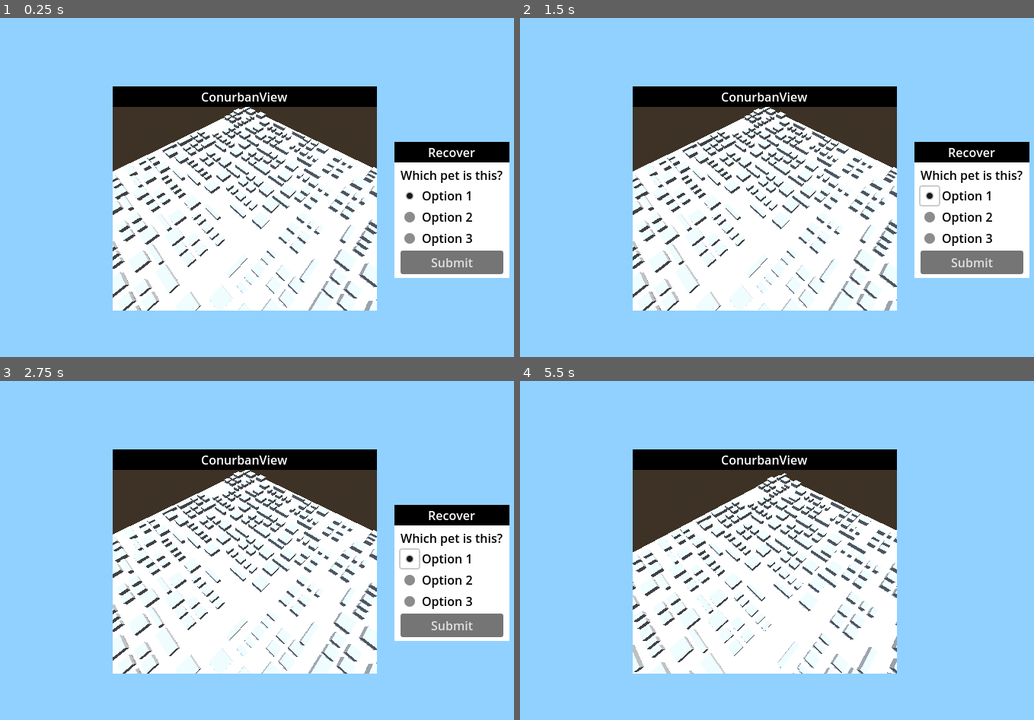
Above: before the commit, frames 1-4 (two rows, left to right).
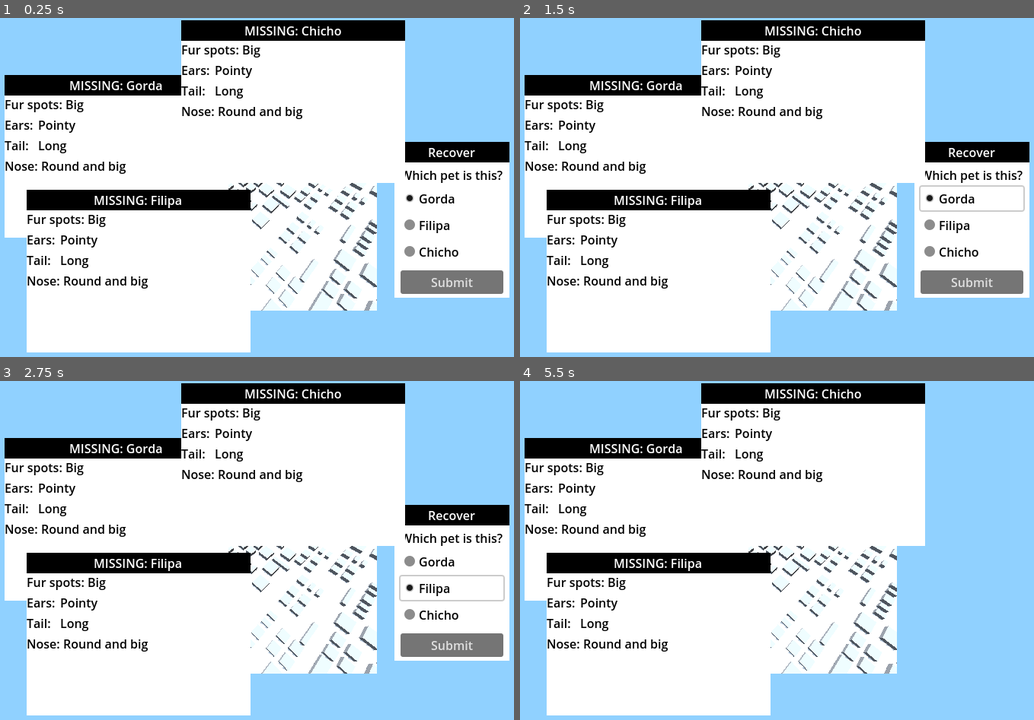
Above: after the commit, the same moments.

Repository: cc-dan/prs
Game: Godot game, scene res://scenes/desktop.tscn
Two runs of this game, one before a commit and one after it. Both use one fixed random seed, a clock stepped at 60 frames per second and the inputs below.
Inputs (mouse positions are in pixels of both pictures, inside the frame that each line leads up to):
- Up to frame 1 (0.25 s): no input
- Up to frame 2 (1.5 s): click (931, 194) at 0.52 s; click (972, 197) at 1.25 s, where only the run after the commit has a clickable "Gorda"
- Up to frame 3 (2.75 s): click (452, 587) at 2 s, where only the run after the commit has a clickable "Filipa"
- Up to frame 4 (5.5 s): click (972, 614) at 2.75 s, where only the run after the commit has a clickable "Chicho"; click (972, 645) at 3.5 s, where only the run after the commit has a clickable "Submit"; tap Enter at 4.25 s; move the mouse to (951, 587) at 4.27 s; press the mouse at (951, 587) at 4.28 s; release the mouse at (951, 587) at 5 s; tap Space at 5 s; drag from (699, 631) to (787, 699) at 5.02 s

The runs differ from the first frame. In frame 1, 44% of the frame differs, in the area x 0-100%, y 0-99%; in frame 2, 45%; in frame 3, 45%; in frame 4, 44%.

Commit message:
Ventanas arrastrables, estructura de mascotas, métodos para configurar la partida

Diff:
--- a/scenes/desktop.tscn
+++ b/scenes/desktop.tscn
@@ -1,9 +1,11 @@
-[gd_scene load_steps=3 format=3 uid="uid://brix0jw77qnpr"]
+[gd_scene load_steps=4 format=3 uid="uid://brix0jw77qnpr"]
 
+[ext_resource type="Script" uid="uid://dl8jk7ycf4dcs" path="res://scripts/desktop.gd" id="1_81rff"]
 [ext_resource type="PackedScene" uid="uid://bekwbgkh3r6t0" path="res://scenes/window/window_world_view.tscn" id="1_xxa2h"]
 [ext_resource type="PackedScene" uid="uid://xgji17ywxot7" path="res://scenes/window/window_recovery.tscn" id="2_7gre8"]
 
 [node name="Desktop" type="Node2D"]
+script = ExtResource("1_81rff")
 
 [node name="ColorRect" type="ColorRect" parent="."]
 offset_right = 800.0
@@ -17,7 +19,8 @@
 offset_bottom = 385.0
 script = null
 
-[node name="Window" parent="." instance=ExtResource("2_7gre8")]
+[node name="RecoveryWindow" parent="." instance=ExtResource("2_7gre8")]
+unique_name_in_owner = true
 offset_left = 525.0
 offset_top = 163.0
 offset_right = 676.0
--- a/scenes/window/window_missing_dog.tscn
+++ b/scenes/window/window_missing_dog.tscn
@@ -14,53 +14,70 @@
 [node name="VBoxContainer" type="VBoxContainer" parent="HBoxContainer/Body" index="0"]
 layout_mode = 2
 
-[node name="DogViewContainer" type="SubViewportContainer" parent="HBoxContainer/Body/VBoxContainer" index="0"]
-layout_mode = 2
-
-[node name="FurForm" type="HBoxContainer" parent="HBoxContainer/Body/VBoxContainer" index="1"]
+[node name="FurForm" type="HBoxContainer" parent="HBoxContainer/Body/VBoxContainer" index="0"]
 layout_mode = 2
 
 [node name="Key" type="Label" parent="HBoxContainer/Body/VBoxContainer/FurForm" index="0"]
 custom_minimum_size = Vector2(40, 0)
 layout_mode = 2
 theme_override_colors/font_color = Color(0, 0, 0, 1)
-text = "Fur"
+text = "Fur spots:"
 
-[node name="Value" type="Label" parent="HBoxContainer/Body/VBoxContainer/FurForm" index="1"]
+[node name="SpotsInfo" type="Label" parent="HBoxContainer/Body/VBoxContainer/FurForm" index="1"]
+unique_name_in_owner = true
 layout_mode = 2
 size_flags_horizontal = 8
 theme_override_colors/font_color = Color(0, 0, 0, 1)
 text = ": Light brown with white spots"
 horizontal_alignment = 2
 
-[node name="EarsForm" type="HBoxContainer" parent="HBoxContainer/Body/VBoxContainer" index="2"]
+[node name="EarsForm" type="HBoxContainer" parent="HBoxContainer/Body/VBoxContainer" index="1"]
 layout_mode = 2
 
 [node name="Key" type="Label" parent="HBoxContainer/Body/VBoxContainer/EarsForm" index="0"]
 custom_minimum_size = Vector2(40, 0)
 layout_mode = 2
 theme_override_colors/font_color = Color(0, 0, 0, 1)
-text = "Ears"
+text = "Ears:"
 
-[node name="Value" type="Label" parent="HBoxContainer/Body/VBoxContainer/EarsForm" index="1"]
+[node name="EarsInfo" type="Label" parent="HBoxContainer/Body/VBoxContainer/EarsForm" index="1"]
+unique_name_in_owner = true
 layout_mode = 2
 size_flags_horizontal = 8
 theme_override_colors/font_color = Color(0, 0, 0, 1)
 text = ": Short and round"
 horizontal_alignment = 2
 
-[node name="TailForm" type="HBoxContainer" parent="HBoxContainer/Body/VBoxContainer" index="3"]
+[node name="TailForm" type="HBoxContainer" parent="HBoxContainer/Body/VBoxContainer" index="2"]
 layout_mode = 2
 
 [node name="Key" type="Label" parent="HBoxContainer/Body/VBoxContainer/TailForm" index="0"]
 custom_minimum_size = Vector2(40, 0)
 layout_mode = 2
 theme_override_colors/font_color = Color(0, 0, 0, 1)
-text = "Tail"
+text = "Tail:"
 
-[node name="Value" type="Label" parent="HBoxContainer/Body/VBoxContainer/TailForm" index="1"]
+[node name="TailInfo" type="Label" parent="HBoxContainer/Body/VBoxContainer/TailForm" index="1"]
+unique_name_in_owner = true
 layout_mode = 2
 size_flags_horizontal = 8
 theme_override_colors/font_color = Color(0, 0, 0, 1)
-text = ": Long"
+text = "Long"
 horizontal_alignment = 2
+
+[node name="NoseForm" type="HBoxContainer" parent="HBoxContainer/Body/VBoxContainer" index="3"]
+layout_mode = 2
+
+[node name="Key" type="Label" parent="HBoxContainer/Body/VBoxContainer/NoseForm" index="0"]
+custom_minimum_size = Vector2(40, 0)
+layout_mode = 2
+theme_override_colors/font_color = Color(0, 0, 0, 1)
+text = "Nose:"
+
+[node name="NoseInfo" type="Label" parent="HBoxContainer/Body/VBoxContainer/NoseForm" index="1"]
+unique_name_in_owner = true
+layout_mode = 2
+size_flags_horizontal = 8
+theme_override_colors/font_color = Color(0, 0, 0, 1)
+text = "Long"
+horizontal_alignment = 2
--- a/scenes/window/window_recovery.tscn
+++ b/scenes/window/window_recovery.tscn
@@ -27,45 +27,46 @@
 text = "Which pet is this?"
 horizontal_alignment = 1
 
-[node name="HBoxContainer" type="HBoxContainer" parent="HBoxContainer/Body/MarginContainer/VBoxContainer" index="1"]
+[node name="MarginContainer" type="MarginContainer" parent="HBoxContainer/Body/MarginContainer/VBoxContainer" index="1"]
+layout_mode = 2
+theme_override_constants/margin_bottom = 5
+
+[node name="VBoxContainer" type="VBoxContainer" parent="HBoxContainer/Body/MarginContainer/VBoxContainer/MarginContainer" index="0"]
 layout_mode = 2
 
-[node name="CheckBox" type="CheckBox" parent="HBoxContainer/Body/MarginContainer/VBoxContainer/HBoxContainer" index="0"]
+[node name="CheckBox" type="CheckBox" parent="HBoxContainer/Body/MarginContainer/VBoxContainer/MarginContainer/VBoxContainer" index="0"]
+unique_name_in_owner = true
 layout_mode = 2
+theme_override_colors/font_hover_pressed_color = Color(0, 0, 0, 1)
+theme_override_colors/font_hover_color = Color(0, 0, 0, 1)
+theme_override_colors/font_color = Color(0, 0, 0, 1)
+theme_override_colors/font_focus_color = Color(0, 0, 0, 1)
+theme_override_colors/font_pressed_color = Color(0, 0, 0, 1)
 button_pressed = true
 button_group = ExtResource("3_kycyh")
 
-[node name="Label" type="Label" parent="HBoxContainer/Body/MarginContainer/VBoxContainer/HBoxContainer" index="1"]
+[node name="CheckBox2" type="CheckBox" parent="HBoxContainer/Body/MarginContainer/VBoxContainer/MarginContainer/VBoxContainer" index="1"]
+unique_name_in_owner = true
 layout_mode = 2
+theme_override_colors/font_hover_pressed_color = Color(0, 0, 0, 1)
+theme_override_colors/font_hover_color = Color(0, 0, 0, 1)
 theme_override_colors/font_color = Color(0, 0, 0, 1)
-text = "Option 1"
-
-[node name="HBoxContainer2" type="HBoxContainer" parent="HBoxContainer/Body/MarginContainer/VBoxContainer" index="2"]
-layout_mode = 2
-
-[node name="CheckBox" type="CheckBox" parent="HBoxContainer/Body/MarginContainer/VBoxContainer/HBoxContainer2" index="0"]
-layout_mode = 2
+theme_override_colors/font_focus_color = Color(0, 0, 0, 1)
+theme_override_colors/font_pressed_color = Color(0, 0, 0, 1)
 button_group = ExtResource("3_kycyh")
 
-[node name="Label" type="Label" parent="HBoxContainer/Body/MarginContainer/VBoxContainer/HBoxContainer2" index="1"]
+[node name="CheckBox3" type="CheckBox" parent="HBoxContainer/Body/MarginContainer/VBoxContainer/MarginContainer/VBoxContainer" index="2"]
+unique_name_in_owner = true
 layout_mode = 2
+theme_override_colors/font_hover_pressed_color = Color(0, 0, 0, 1)
+theme_override_colors/font_hover_color = Color(0, 0, 0, 1)
 theme_override_colors/font_color = Color(0, 0, 0, 1)
-text = "Option 2"
-
-[node name="HBoxContainer3" type="HBoxContainer" parent="HBoxContainer/Body/MarginContainer/VBoxContainer" index="3"]
-layout_mode = 2
-
-[node name="CheckBox" type="CheckBox" parent="HBoxContainer/Body/MarginContainer/VBoxContainer/HBoxContainer3" index="0"]
-layout_mode = 2
+theme_override_colors/font_focus_color = Color(0, 0, 0, 1)
+theme_override_colors/font_pressed_color = Color(0, 0, 0, 1)
 button_group = ExtResource("3_kycyh")
 
-[node name="Label" type="Label" parent="HBoxContainer/Body/MarginContainer/VBoxContainer/HBoxContainer3" index="1"]
-layout_mode = 2
-theme_override_colors/font_color = Color(0, 0, 0, 1)
-text = "Option 3"
-
-[node name="Button" type="Button" parent="HBoxContainer/Body/MarginContainer/VBoxContainer" index="4"]
+[node name="Submit" type="Button" parent="HBoxContainer/Body/MarginContainer/VBoxContainer" index="2"]
 layout_mode = 2
 text = "Submit"
 
-[connection signal="pressed" from="HBoxContainer/Body/MarginContainer/VBoxContainer/Button" to="." method="_on_button_pressed"]
+[connection signal="pressed" from="HBoxContainer/Body/MarginContainer/VBoxContainer/Submit" to="." method="_on_submit_pressed"]
--- /dev/null
+++ b/scripts/desktop.gd
@@ -0,0 +1,42 @@
+extends Node2D
+
+const pet_structure = preload("res://scripts/pet_structure.gd")
+
+var missing_dog_window = preload("res://scenes/window/window_missing_dog.tscn")
+
+func _ready() -> void:
+	start_game([
+		{
+			id = "Gorda",
+			ears = pet_structure.EARS_POINTY,
+			nose = pet_structure.NOSE_BIG_ROUND,
+			hair_spots = pet_structure.HAIR_SPOTS_BIG
+		},
+		{
+			id = "Filipa",
+			ears = pet_structure.EARS_POINTY,
+			nose = pet_structure.NOSE_BIG_ROUND,
+			hair_spots = pet_structure.HAIR_SPOTS_BIG
+		},
+		{
+			id = "Chicho",
+			ears = pet_structure.EARS_POINTY,
+			nose = pet_structure.NOSE_BIG_ROUND,
+			hair_spots = pet_structure.HAIR_SPOTS_BIG
+		}
+	])
+
+func start_game(objectives: Array) -> void:
+	#%RecoveryWindow.visible = false
+	var pet_names: Array
+	for pet in objectives:
+		pet_names.append(pet["id"])
+		popup_quest(pet)
+	%RecoveryWindow.init(pet_names)
+
+func popup_quest(pet_info: Dictionary) -> void:
+	var window: Control = missing_dog_window.instantiate()
+	window.init(pet_info)
+	var canvas: Vector2 = DisplayServer.window_get_size()
+	window.set_position(Vector2(randi_range(0, canvas.x / 2), randi_range(0, canvas.y / 2)))
+	add_child(window)
--- a/scripts/missing_dog_window.gd
+++ b/scripts/missing_dog_window.gd
@@ -1,4 +1,9 @@
-extends "res://scenes/window.gd"
+extends "res://scripts/window.gd"
 
-func init(dog_name: String):
-	$HBoxContainer/TitleBar/MarginContainer/Title.text += dog_name
+var pet_structure = preload("res://scripts/pet_structure.gd")
+
+func init(pet_info: Dictionary):
+	$HBoxContainer/TitleBar/MarginContainer/Title.text += pet_info["id"]
+	%SpotsInfo.text = pet_structure.describe(pet_info["hair_spots"])
+	%EarsInfo.text = pet_structure.describe(pet_info["ears"])
+	%NoseInfo.text = pet_structure.describe(pet_info["nose"])
--- /dev/null
+++ b/scripts/pet_structure.gd
@@ -0,0 +1,30 @@
+enum {
+	EARS_POINTY,
+	EARS_ROUND,
+
+	NOSE_BIG_ROUND,
+	NOSE_SMALL_FLAT,
+
+	HAIR_SPOTS_BIG,
+	HAIR_SPOTS_SMALL
+}
+
+const example := {
+	id = "Filipa",
+	ears = EARS_POINTY,
+	nose = NOSE_BIG_ROUND,
+	hair_spots = HAIR_SPOTS_BIG
+}
+
+static func describe(element: int) -> String:
+	match element:
+		EARS_POINTY: return "Pointy"
+		EARS_ROUND: return "Round"
+
+		NOSE_BIG_ROUND: return "Round and big"
+		NOSE_SMALL_FLAT: return "Small and flat"
+
+		HAIR_SPOTS_BIG: return "Big"
+		HAIR_SPOTS_SMALL: return "Small"
+
+	return "Unknown"
--- a/scripts/window.gd
+++ b/scripts/window.gd
@@ -1,10 +1,17 @@
 extends PanelContainer
+
+var held := false
+var cursor_offset = null
 
 func close() -> void:
 	queue_free()
 
 func _on_title_bar_gui_input(event: InputEvent) -> void:
-	print("clicked")
-	if event.is_action_pressed("lclick"):
-		print("clicked")
-		set_position(get_viewport().get_mouse_position())
+	if event is InputEventMouseButton:
+		if event.pressed:
+			self.move_to_front()
+			cursor_offset = get_global_mouse_position() - global_position
+		else:
+			cursor_offset = null
+	if event is InputEventMouseMotion and cursor_offset:
+		global_position = get_global_mouse_position() - cursor_offset
--- a/scripts/window_recovery.gd
+++ b/scripts/window_recovery.gd
@@ -1,6 +1,17 @@
 extends "res://scripts/window.gd"
 
-@onready var radio: ButtonGroup = $HBoxContainer/Body/MarginContainer/VBoxContainer/HBoxContainer/CheckBox.button_group
+@onready var boxes: Array = [ %CheckBox, %CheckBox2, %CheckBox3 ]
 
-func _on_button_pressed() -> void:
-	super.close()
+func init(options: Array) -> void:
+	assert(len(options) == 3)
+	for i in range(len(boxes)):
+		boxes[i].text = options[i]
+
+func get_selection() -> String:
+	for box in boxes:
+		if box.button_pressed:
+			return box.text
+	return ""
+
+func _on_submit_pressed() -> void:
+	visible = false
